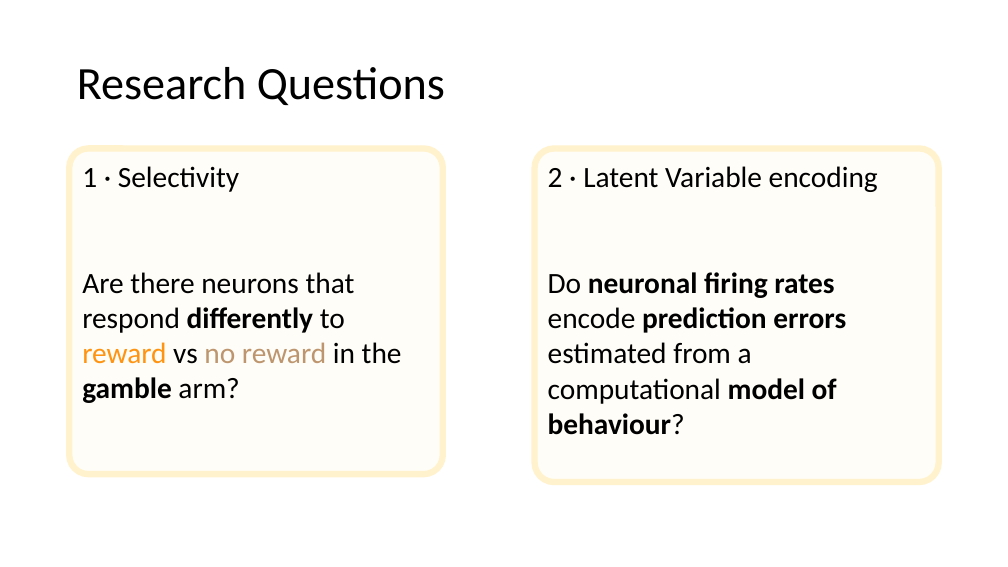
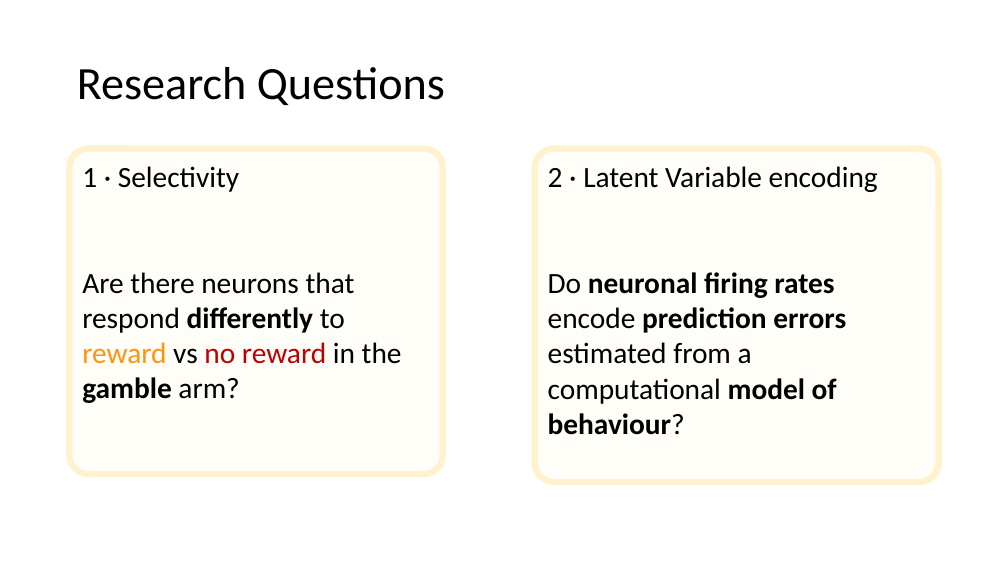
Before and after one commit to trNk27/Human_Data_Exploration, a slide deck: slide 8 of presentation/Prototype.pptx. Drawn at 1008x567 pixels with LibreOffice and Linux fonts; fonts in the diff are those of the drawing; background and template pictures are left out. Boxes give left, top, right and bottom in pixels: in the first picture for what was removed or moved away, otherwise in the second. Text is boxed around its words. In the diff, an @@ line names an element or a change of style, - is before the commit and + after.

```diff
--- a/presentation/Prototype.pptx
+++ b/presentation/Prototype.pptx
@@ text in rounded rectangle at (x1=82, y1=272, x2=402, y2=403): text colour #BD966F to #C00000 in "no reward" @@
```
Also in this commit, not shown: 1 other slide changed, 12 slides added, 4 slides removed, 30 other files.
